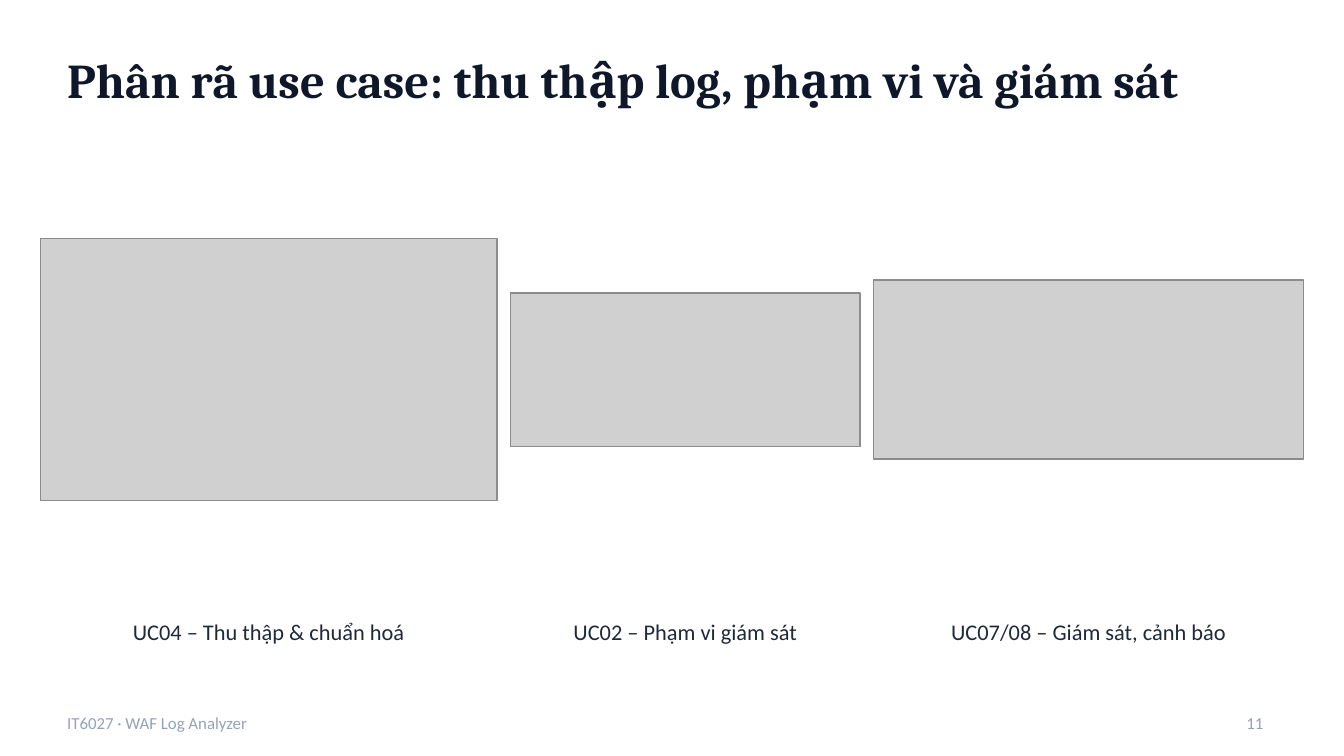
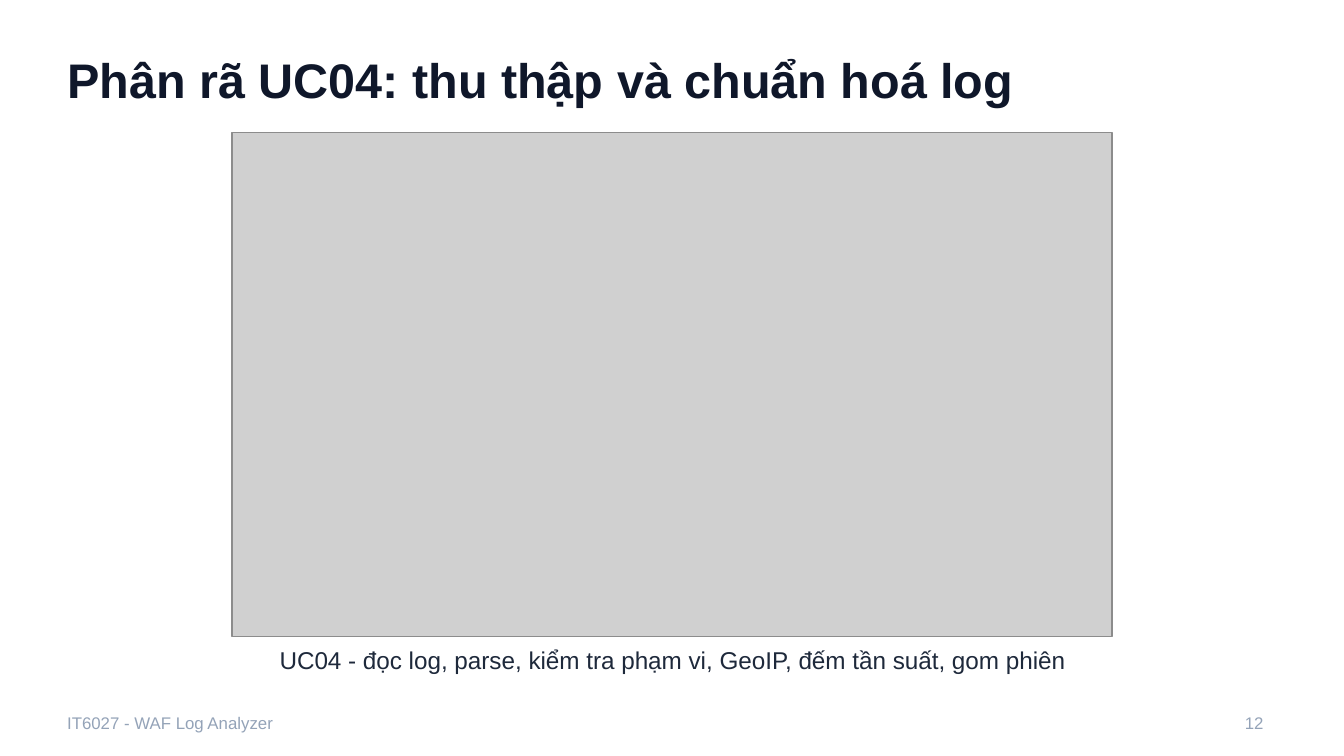
Before and after one commit to tranbadat/IT6027, a slide deck: slide 12 of docs/report/Slide_WAF_Log_Analyzer.pptx (slide 11 before the commit). Drawn at 1344x756 pixels with LibreOffice and Linux fonts; fonts in the diff are those of the drawing; grey boxes stand for pictures. Boxes give left, top, right and bottom in pixels: in the first picture for what was removed or moved away, otherwise in the second. Text is boxed around its words. In the diff, an @@ line names an element or a change of style, - is before the commit and + after.

```diff
--- a/docs/report/Slide_WAF_Log_Analyzer.pptx
+++ b/docs/report/Slide_WAF_Log_Analyzer.pptx
@@ title at [67,60,1014,108]: text changed; font Cambria to Arial @@
-Phân rã use case: thu thập log, phạm vi và giám sát
+Phân rã UC04: thu thập và chuẩn hoá log
@@ picture added at [233,132,1113,636] @@
@@ picture removed at [40,239,497,501] @@
@@ picture removed at [511,293,860,446] @@
@@ picture removed at [874,280,1304,458] @@
@@ text removed at [573,624,797,644] @@
-UC02 – Phạm vi giám sát
@@ text removed at [951,624,1225,643] @@
-UC07/08 – Giám sát, cảnh báo
@@ text at [280,650,1065,674]: text changed; size 12 to 13 pt; font Calibri to Arial @@
-UC04 – Thu thập & chuẩn hoá
+UC04 - đọc log, parse, kiểm tra phạm vi, GeoIP, đếm tần suất, gom phiên
@@ text at [67,717,272,733]: text changed; font Calibri to Arial @@
-IT6027 · WAF Log Analyzer
+IT6027 - WAF Log Analyzer
@@ page number at [1245,717,1264,729]: text changed; font Calibri to Arial @@
-11
+12
```
Also in this commit, not shown: 20 other slides changed, 3 slides added, 4 other files.
